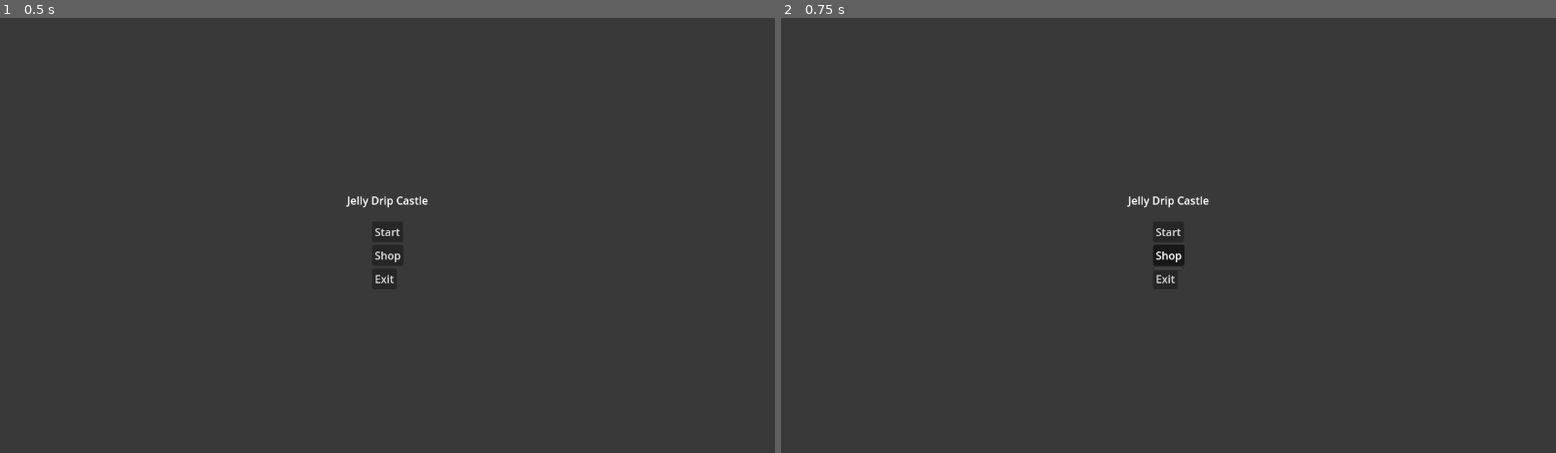
Above: before the commit, frames 1-2 (left to right).
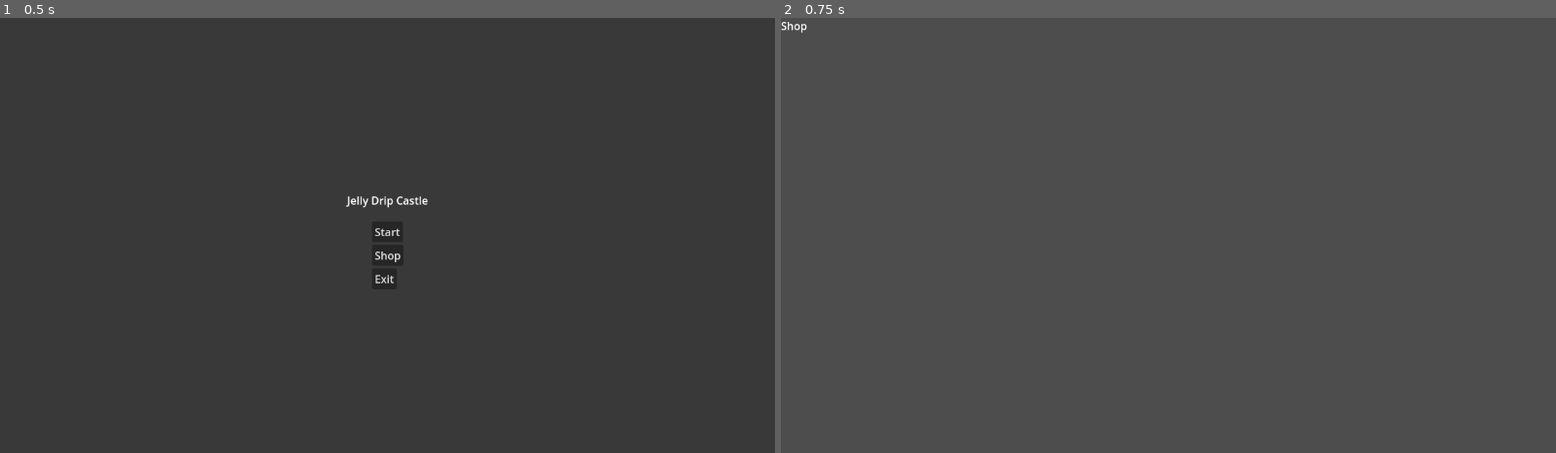
Above: after the commit, the same moments.

Repository: ironcutterstudios/jellydripcastle
Game: Godot game, scene res://scenes/Main Scene/main.tscn
Two runs of this game, one before a commit and one after it. Both use one fixed random seed, a clock stepped at 60 frames per second and the inputs below.
Inputs:
- Up to frame 1 (0.5 s): no input
- Up to frame 2 (0.75 s): click "Shop" at 0.5 s

Frame 1 is identical in both runs. In frame 2, 0.7% of the frame differs, in the area x 0-56%, y 0-63%.

Commit message:
Basic Menu Functionality

Diff:
--- /dev/null
+++ b/jellydripcastle/scenes/Game/main_game.tscn
@@ -0,0 +1,8 @@
+[gd_scene format=3 uid="uid://ckycts0nkwthr"]
+
+[node name="MainGame" type="Node"]
+
+[node name="Label" type="Label" parent="."]
+offset_right = 40.0
+offset_bottom = 23.0
+text = "Game"
--- /dev/null
+++ b/jellydripcastle/scenes/Shop/shop.tscn
@@ -0,0 +1,15 @@
+[gd_scene format=3 uid="uid://be20odl2io5m3"]
+
+[node name="Shop" type="Control"]
+layout_mode = 3
+anchors_preset = 15
+anchor_right = 1.0
+anchor_bottom = 1.0
+grow_horizontal = 2
+grow_vertical = 2
+
+[node name="Label" type="Label" parent="."]
+layout_mode = 0
+offset_right = 40.0
+offset_bottom = 23.0
+text = "Shop"
--- a/jellydripcastle/scenes/Start Menu/start_menu.gd
+++ b/jellydripcastle/scenes/Start Menu/start_menu.gd
@@ -1,13 +1,20 @@
 extends Control
 
+const MAIN = preload("res://scenes/Game/main_game.tscn")
+const SHOP = preload("res://scenes/Shop/shop.tscn")
 
 func _on_start_button_button_down() -> void:
-	print("start")
-
+	var main = MAIN.instantiate()
+	owner.add_child(main)
+	unload_menu()
 
 func _on_shop_button_button_down() -> void:
-	print("shop")
-
+	var shop = SHOP.instantiate()
+	owner.add_child(shop)
+	unload_menu()
 
 func _on_exit_button_button_down() -> void:
-	print("exit")
+	get_tree().quit(0)
+
+func unload_menu():
+	get_node(".").queue_free()
